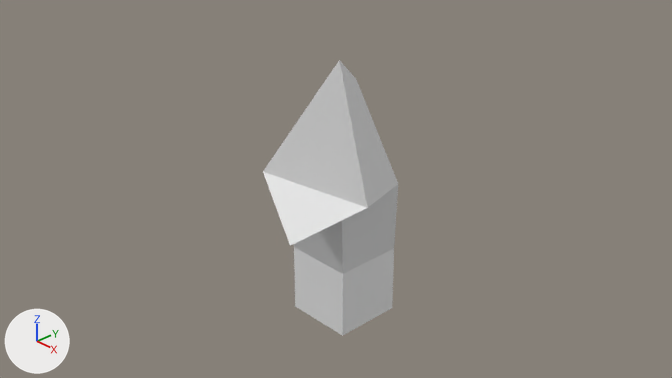
One commit to the Blender file content/cube.blend: the scene before it, then after it.
Rendered twice from the file's camera 'Camera'. Every picture has the same lights, and +X, +Y and +Z are marked at lower left.
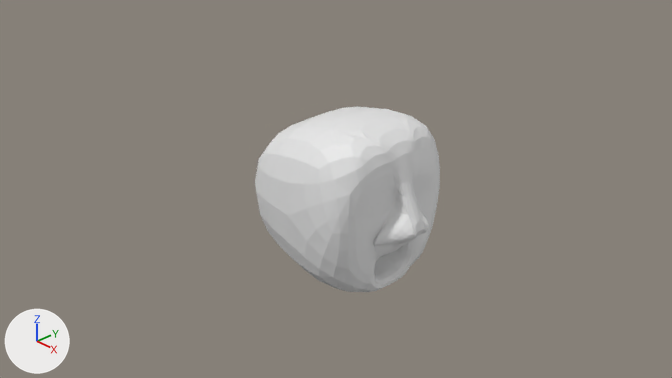
Changed parts and their boxes (x1, y1, x2, y2) in the pictures (672 x 378 px):
```json
{"object": "Cube", "change": "reshaped, modifiers changed", "before": [263, 60, 398, 336], "after": [255, 106, 440, 292], "on screen": "37% wider, 32% shorter"}
```

Edits to the scene script, one JSON object a line:
```json
{"block": "me_cube", "where": "# used by ob_cube; location = (0.0, 0.0, 0.0)"}
{"op": "remove", "block": "me_cube", "code": "me_cube.from_pydata(...)  # 16 vertices, 14 faces; spans x -0.51..1.68, y -1.72..0.84, z -1.66..2.15"}
{"op": "remove", "block": "me_cube", "code": "me_cube.materials.append(mat_material)  # white #e7e7e7"}
{"op": "add", "block": "me_cube", "code": "me_cube.from_pydata(...)  # 84 vertices, 68 faces; spans x -1.02..1.62, y -1.0..1.0, z -1.13..1.07"}
{"block": "me_cube", "change": "me_cube part 1: the whole mesh is rebuilt"}
{"op": "add", "block": "ob_cube", "code": "_m = ob_cube.modifiers.new('Subdivision', 'SUBSURF')"}
```
